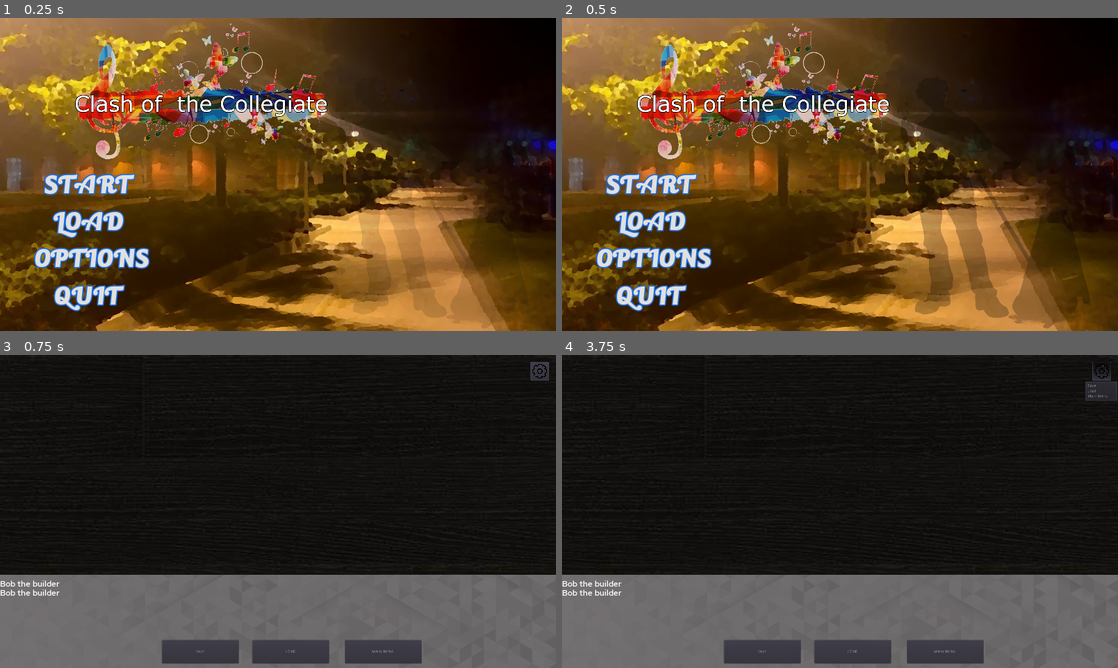
Above: before the commit, frames 1-4 (two rows, left to right).
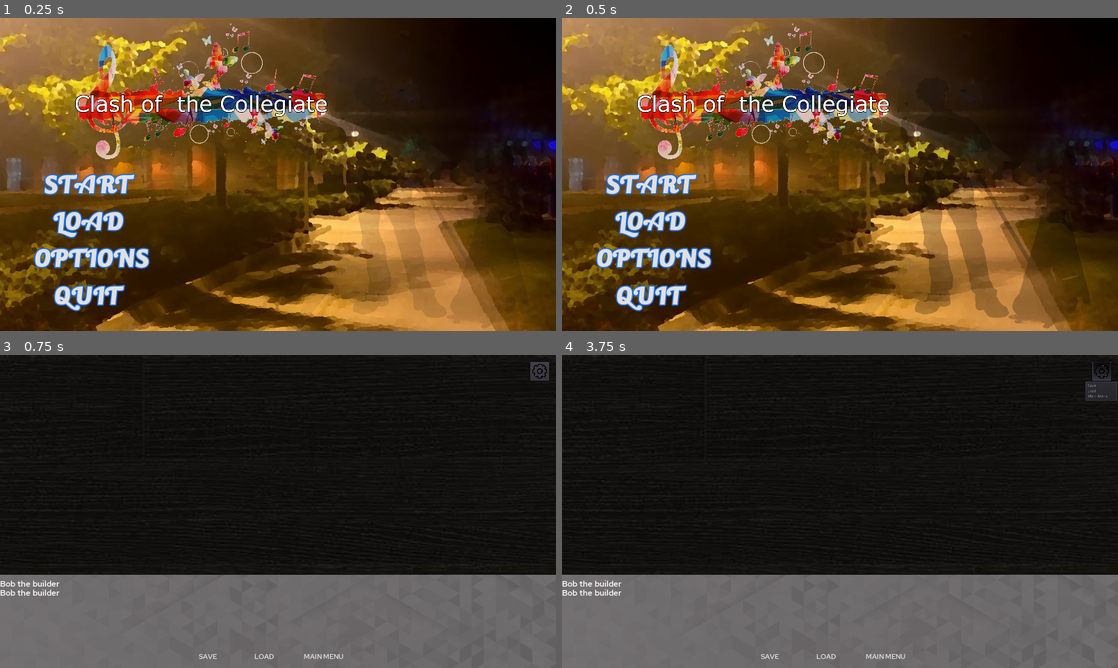
Above: after the commit, the same moments.

Repository: NathanHuang86/MTC
Game: Godot game, scene res://src/Main Menu/nodMainMenu.tscn
Same seed, same stepped clock (60 frames per second), same inputs: the game is played once before the commit and once after it. Sound files missing from this copy of the repository are replaced by a short silence.
Inputs (mouse positions are in pixels of both pictures, inside the frame that each line leads up to):
- Up to frame 1 (0.25 s): no input
- Up to frame 2 (0.5 s): no input
- Up to frame 3 (0.75 s): click "LOAD" at 0.5 s
- Up to frame 4 (3.75 s): click "LOAD" at 1.25 s; click "Bob the builder" at 2 s; click "MAIN MENU" at 2.75 s; click (1101, 370) at 3.5 s

Frames 1-2 are identical in both runs. In frame 3, 3.1% of the frame differs, in the area x 29-76%, y 91-99%; in frame 4, 3.1%.
Error in both runs: Invalid get index 'intScene' (on base: 'Nil'). (res://src/VisualNovel/tbtBackground.gd:11)

Commit message:
Save Load VN
Polished up on the save load buttons of the game.

Diff:
--- a/src/VisualNovel/nodVisualNovel.tscn
+++ b/src/VisualNovel/nodVisualNovel.tscn
@@ -119,6 +119,18 @@
 "values": [ 0.0, 1.0 ]
 }
 
+[sub_resource type="DynamicFont" id=9]
+size = 25
+font_data = ExtResource( 6 )
+
+[sub_resource type="DynamicFont" id=10]
+size = 25
+font_data = ExtResource( 6 )
+
+[sub_resource type="DynamicFont" id=11]
+size = 25
+font_data = ExtResource( 6 )
+
 [sub_resource type="DynamicFont" id=2]
 size = 30
 font_data = ExtResource( 6 )
@@ -162,9 +174,6 @@
 custom_fonts/font = SubResource( 1 )
 text = "Bob the builder"
 autowrap = true
-__meta__ = {
-"_edit_use_anchors_": false
-}
 
 [node name="aniText" type="AnimationPlayer" parent="Background/Dialog"]
 anims/RESET = SubResource( 6 )
@@ -176,33 +185,33 @@
 texture = ExtResource( 7 )
 
 [node name="btnSave" type="Button" parent="Background/Dialog"]
-margin_left = 560.0
-margin_top = 184.0
-margin_right = 824.0
-margin_bottom = 264.0
+margin_left = 680.0
+margin_top = 200.0
+margin_right = 758.0
+margin_bottom = 280.0
+custom_fonts/font = SubResource( 9 )
 text = "SAVE"
+flat = true
 script = ExtResource( 8 )
-__meta__ = {
-"_edit_use_anchors_": false
-}
 
 [node name="btnLoad" type="Button" parent="Background/Dialog"]
 margin_left = 872.0
-margin_top = 184.0
-margin_right = 1136.0
-margin_bottom = 264.0
+margin_top = 200.0
+margin_right = 954.0
+margin_bottom = 280.0
+custom_fonts/font = SubResource( 10 )
 text = "LOAD"
+flat = true
 script = ExtResource( 4 )
-__meta__ = {
-"_edit_use_anchors_": false
-}
 
 [node name="btnMainMenu" type="Button" parent="Background/Dialog"]
-margin_left = 1192.0
-margin_top = 184.0
-margin_right = 1456.0
-margin_bottom = 264.0
+margin_left = 1040.0
+margin_top = 200.0
+margin_right = 1197.0
+margin_bottom = 280.0
+custom_fonts/font = SubResource( 11 )
 text = "MAIN MENU"
+flat = true
 
 [node name="CurrentCharacter" type="Label" parent="Background"]
 margin_top = 768.0
Not shown: 1 places in src/VisualNovel/nodVisualNovel.tscn that only renumber resources
